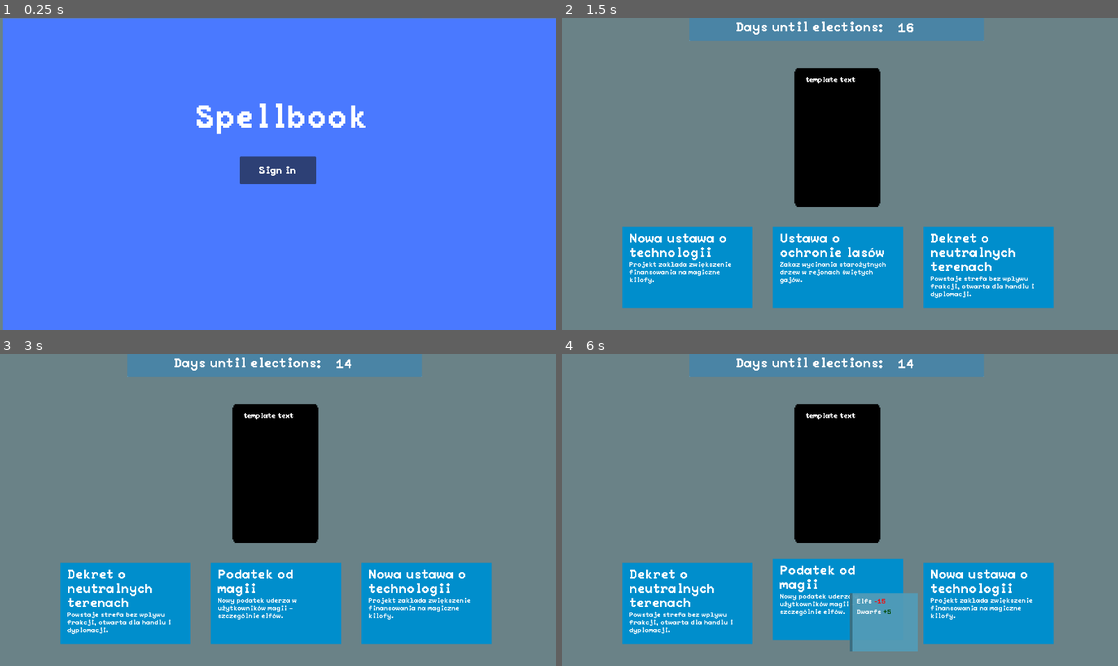
Above: before the commit, frames 1-4 (two rows, left to right).
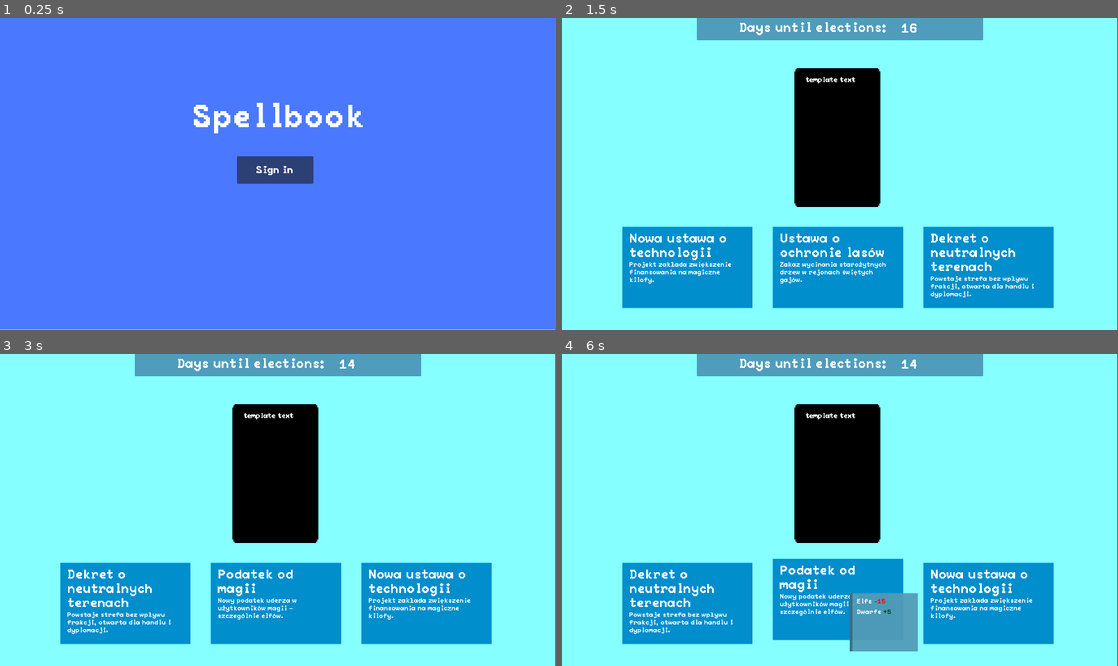
Above: after the commit, the same moments.

Repository: WhatYouFormaggiKindOfPizza/game
Game: Godot game, scene res://scenes/game.tscn
Two runs of this game, one before a commit and one after it. Both use one fixed random seed, a clock stepped at 60 frames per second and the inputs below.
Inputs (mouse positions are in pixels of both pictures, inside the frame that each line leads up to):
- Up to frame 1 (0.25 s): no input
- Up to frame 2 (1.5 s): click (689, 267) at 0.52 s; click "Sign in" at 1.25 s
- Up to frame 3 (3 s): click (127, 603) at 2.02 s; click (127, 603) at 2.77 s
- Up to frame 4 (6 s): tap Enter at 3.5, 5 s; move the mouse to (962, 494) at 3.52 s; tap Space at 4.25, 5.75 s; move the mouse to (728, 525) at 4.27 s; move the mouse to (895, 441) at 5.02 s; move the mouse to (812, 572) at 5.77 s

The runs differ from the first frame. In frame 1, 2.2% of the frame differs, in the area x 0-100%, y 0-100%; in frame 2, 72%; in frame 3, 72%; in frame 4, 71%.

Commit message:
Fix screen and tooltips

Diff:
--- a/scenes/game.tscn
+++ b/scenes/game.tscn
@@ -1,13 +1,13 @@
 [gd_scene load_steps=9 format=3 uid="uid://cmiqiuj17qh2n"]
 
+[ext_resource type="PackedScene" uid="uid://dlbpqwf70tpg4" path="res://scenes/start_screen.tscn" id="1_u5sy4"]
 [ext_resource type="Script" uid="uid://b1ysc02d5wrap" path="res://scripts/game_manager.gd" id="1_uwrxv"]
 [ext_resource type="Script" uid="uid://bhwsjj21cl1uf" path="res://scripts/vote_simulator.gd" id="2_lbhrr"]
 [ext_resource type="PackedScene" uid="uid://kispiyeqssep" path="res://scenes/entity_group.tscn" id="2_lnu2h"]
 [ext_resource type="PackedScene" uid="uid://dondqjjubrg3g" path="res://scenes/king.tscn" id="3_lbhrr"]
 [ext_resource type="PackedScene" uid="uid://b5qlpe8xpnqn" path="res://scenes/post.tscn" id="4_lbhrr"]
 [ext_resource type="PackedScene" uid="uid://cvkh1np46j6hr" path="res://scenes/phone.tscn" id="6_p57ef"]
-[ext_resource type="PackedScene" uid="uid://d2ikom615rg55" path="res://scenes/days_until.tscn" id="7_u5sy4"]
-[ext_resource type="PackedScene" uid="uid://dlbpqwf70tpg4" path="res://scenes/start_screen.tscn" id="8_gee14"]
+[ext_resource type="PackedScene" uid="uid://d2ikom615rg55" path="res://scenes/days_until.tscn" id="8_gee14"]
 
 [node name="Game" type="Node2D"]
 
@@ -46,12 +46,18 @@
 position = Vector2(317, 251)
 group_name = "Alties"
 
-[node name="Background" type="ColorRect" parent="."]
-offset_right = 1367.0
-offset_bottom = 769.0
-color = Color(0.415686, 0.509804, 0.529412, 1)
+[node name="UI" type="Node" parent="."]
 
-[node name="PostsContainer" type="HBoxContainer" parent="."]
+[node name="ColorRect" type="ColorRect" parent="UI"]
+anchors_preset = -1
+anchor_right = 0.969253
+anchor_bottom = 0.951823
+offset_right = 40.0
+offset_bottom = 40.0
+color = Color(0.521166, 1, 0.999434, 1)
+metadata/_edit_use_anchors_ = true
+
+[node name="PostsContainer" type="HBoxContainer" parent="UI"]
 unique_name_in_owner = true
 anchors_preset = 10
 anchor_right = 1.0
@@ -62,31 +68,29 @@
 grow_horizontal = 2
 theme_override_constants/separation = 50
 
-[node name="ExamplePost2" parent="PostsContainer" instance=ExtResource("4_lbhrr")]
+[node name="ExamplePost2" parent="UI/PostsContainer" instance=ExtResource("4_lbhrr")]
 layout_mode = 2
 
-[node name="ExamplePost3" parent="PostsContainer" instance=ExtResource("4_lbhrr")]
+[node name="ExamplePost3" parent="UI/PostsContainer" instance=ExtResource("4_lbhrr")]
 layout_mode = 2
 
-[node name="ExamplePost1" parent="PostsContainer" instance=ExtResource("4_lbhrr")]
+[node name="ExamplePost1" parent="UI/PostsContainer" instance=ExtResource("4_lbhrr")]
 layout_mode = 2
-
-[node name="UI" type="Node2D" parent="."]
 
 [node name="Phone" parent="UI" instance=ExtResource("6_p57ef")]
 position = Vector2(678, 297)
 
-[node name="DaysUntil" parent="." instance=ExtResource("7_u5sy4")]
+[node name="DaysUntil" parent="UI" instance=ExtResource("8_gee14")]
 unique_name_in_owner = true
-offset_left = 313.0
-offset_top = -7.0
-offset_right = 1037.0
-offset_bottom = 56.0
-grow_horizontal = 2
+anchor_left = 0.498
+anchor_right = 0.5
+offset_left = -349.268
+offset_top = -6.0
+offset_right = 352.0
+offset_bottom = 55.0
 
-[node name="StartScreen" parent="." instance=ExtResource("8_gee14")]
+[node name="StartScreen" parent="." instance=ExtResource("1_u5sy4")]
 unique_name_in_owner = true
-visible = false
 z_index = 4096
 anchors_preset = 0
 anchor_right = 0.0
--- a/scenes/start_screen.tscn
+++ b/scenes/start_screen.tscn
@@ -1,6 +1,6 @@
 [gd_scene load_steps=3 format=3 uid="uid://dlbpqwf70tpg4"]
 
-[ext_resource type="Script" path="res://scenes/start_screen.gd" id="1_o7i0r"]
+[ext_resource type="Script" uid="uid://ha4hyb2hftw4" path="res://scripts/start_screen.gd" id="1_o7i0r"]
 [ext_resource type="PackedScene" uid="uid://bibasatxhl56l" path="res://scenes/pixel_label.tscn" id="1_tx5wa"]
 
 [node name="StartScreen" type="Control"]
@@ -11,6 +11,8 @@
 anchor_bottom = 1.0
 grow_horizontal = 2
 grow_vertical = 2
+mouse_filter = 2
+mouse_default_cursor_shape = 2
 script = ExtResource("1_o7i0r")
 
 [node name="ColorRect" type="ColorRect" parent="."]
@@ -18,9 +20,8 @@
 anchors_preset = -1
 anchor_right = 1.002
 anchor_bottom = 1.0
-offset_left = 7.0
-offset_top = 1.0
-offset_right = 7.26782
+offset_right = 0.267822
+offset_bottom = -1.0
 color = Color(0.29191, 0.472719, 0.999999, 1)
 
 [node name="PixelLabel" parent="ColorRect" instance=ExtResource("1_tx5wa")]
--- a/scenes/tooltip.tscn
+++ b/scenes/tooltip.tscn
@@ -8,7 +8,7 @@
 border_color = Color(0.863412, 0.709695, 0.0658761, 1)
 
 [node name="Tooltip" type="PanelContainer"]
-z_index = 4096
+z_index = 2000
 anchors_preset = -1
 anchor_right = 0.132996
 anchor_bottom = 0.219781
Not shown: 1 places in scenes/event.tscn that only renumber resources
Renamed: scenes/start_screen.gd -> scripts/start_screen.gd
Renamed: scenes/start_screen.gd.uid -> scripts/start_screen.gd.uid
